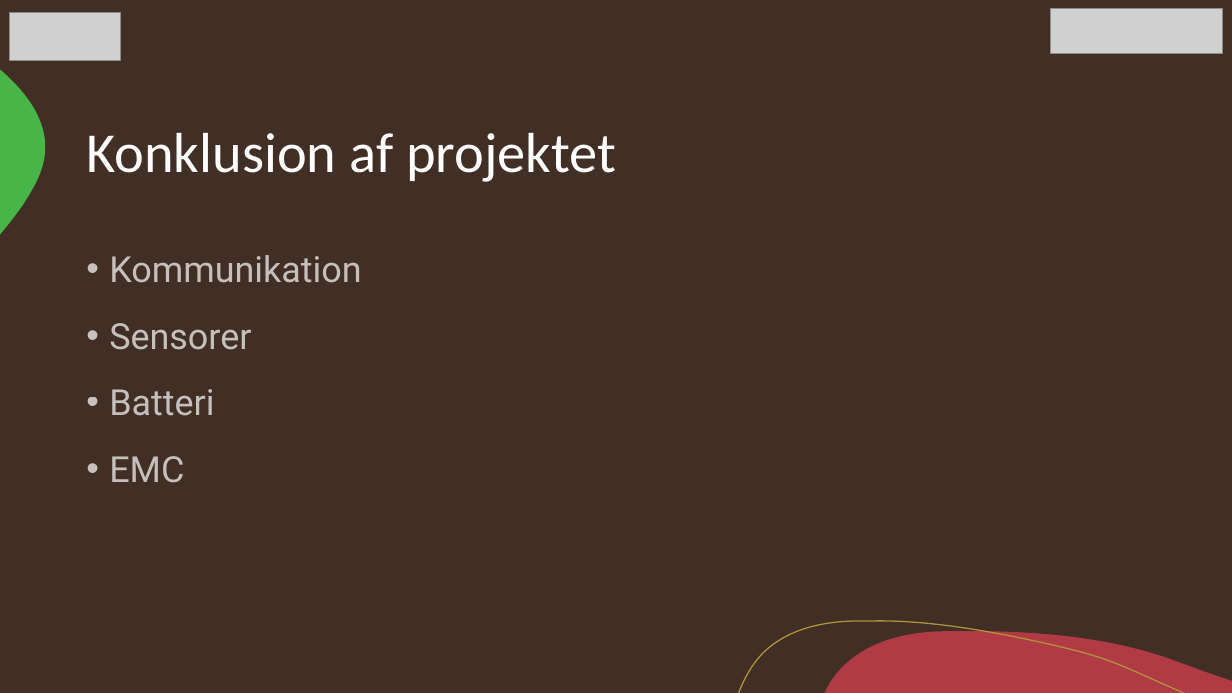
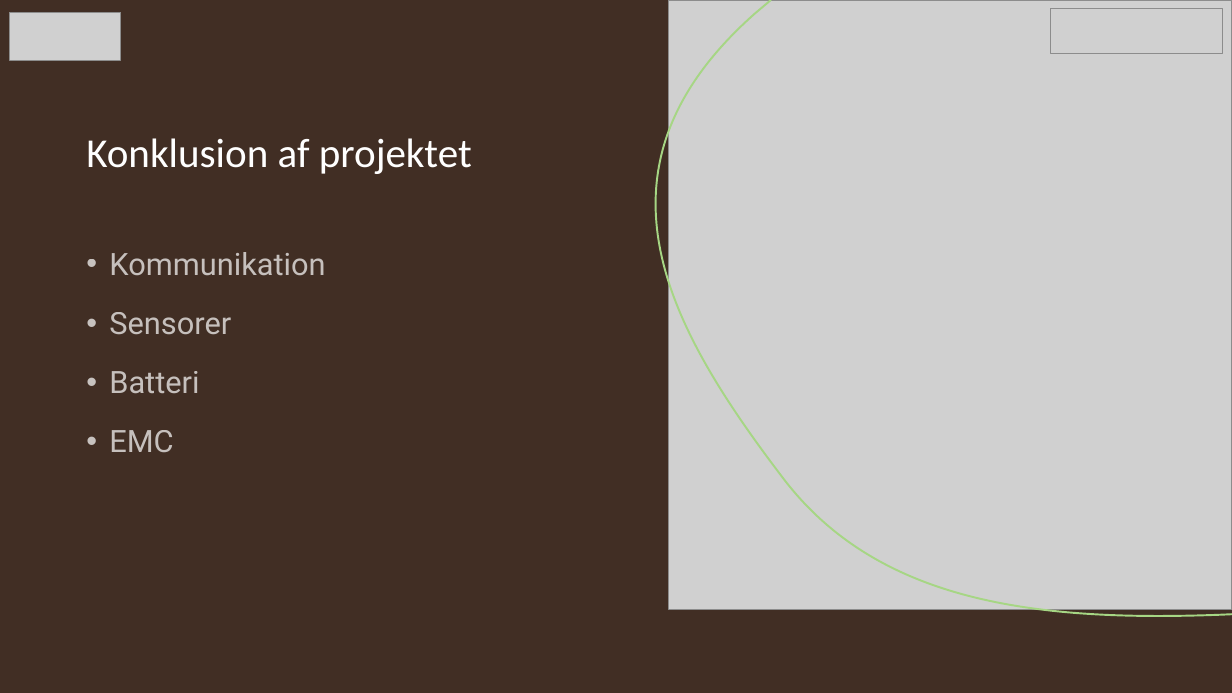
Before and after one commit to magnusbpt/Modbus-wireless, a slide deck: slide 5 of Wireless modbus/Eksamen.pptx. Drawn at 1232x693 pixels with LibreOffice and Linux fonts; fonts in the diff are those of the drawing; grey boxes stand for pictures. Boxes give left, top, right and bottom in pixels: in the first picture for what was removed or moved away, otherwise in the second. Text is boxed around its words. In the diff, an @@ line names an element or a change of style, - is before the commit and + after.

```diff
--- a/Wireless modbus/Eksamen.pptx
+++ b/Wireless modbus/Eksamen.pptx
@@ rectangle added at (0, 0, 1232, 693), fill #412E24 @@
@@ freeform shape added at (656, 0, 1232, 616), outline #A6D684 1.5 pt @@
@@ picture added at (668, 0, 1232, 609) @@
@@ title "Konklusion af projektet" at (86, 138, 472, 174): size 44 to 32 pt @@
@@ text "Kommunikation" at (109, 252, 325, 452): size 28 to 24 pt @@
```
Also in this commit, not shown: 1 other slide changed, 4 other files.
